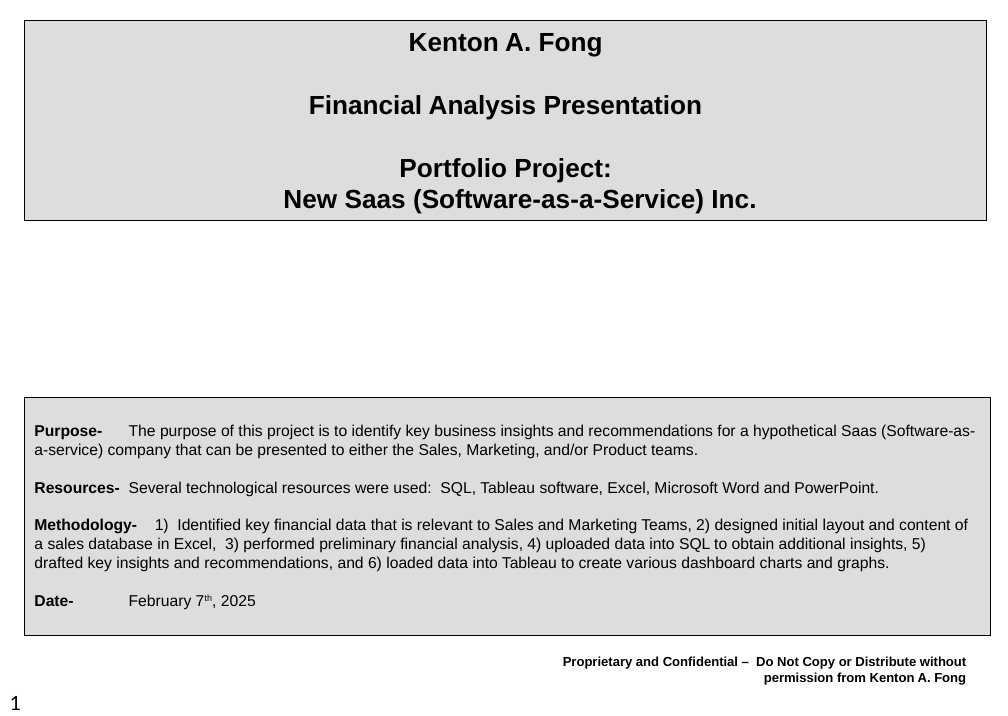
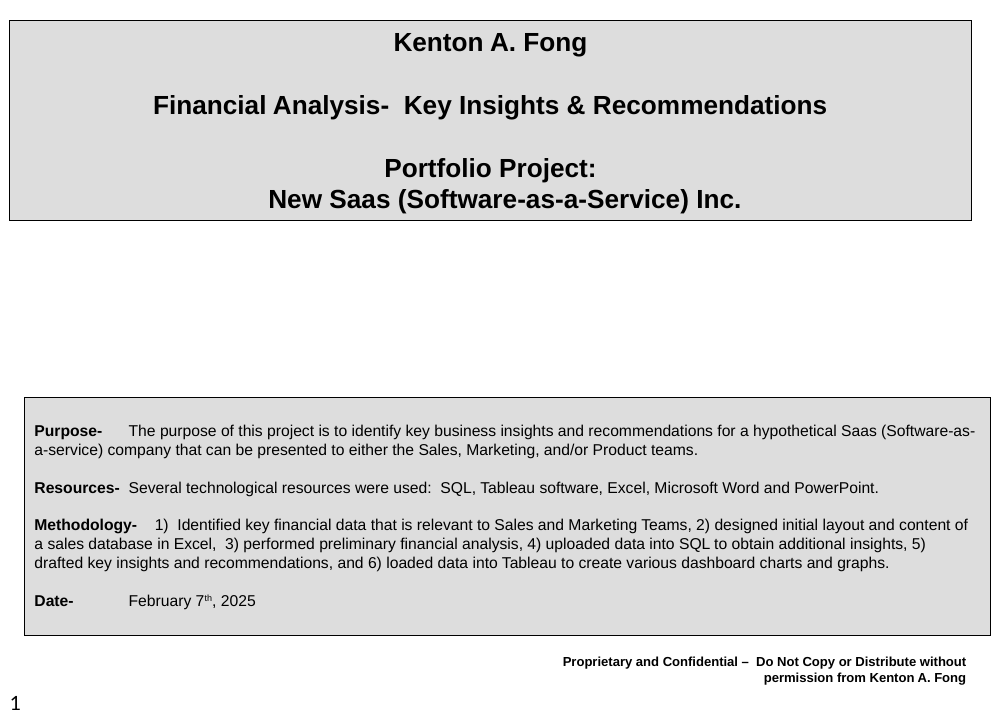
Before and after one commit to Ken1-prog/New-Saas-Inc., a slide deck: slide 1 of Saas DB design overv 1a.pptx. Drawn at 1008x716 pixels with LibreOffice and Linux fonts; fonts in the diff are those of the drawing. Boxes give left, top, right and bottom in pixels: in the first picture for what was removed or moved away, otherwise in the second. Text is boxed around its words. In the diff, an @@ line names an element or a change of style, - is before the commit and + after.

```diff
--- a/Saas DB design overv 1a.pptx
+++ b/Saas DB design overv 1a.pptx
@@ title "Kenton A. Fong Financial Analysis- ...": place and size @@
-title "Kenton A. Fong Financial Analysis- ..." at bbox=[24, 21, 987, 220]
+title "Kenton A. Fong Financial Analysis- ..." at bbox=[9, 21, 972, 220]
@@ title at bbox=[153, 33, 827, 214]: text changed @@
-Kenton A. Fong
-Financial Analysis Presentation
-Portfolio Project:
-New Saas (Software-as-a-Service) Inc.
+Kenton A. Fong
+Financial Analysis- Key Insights & Recommendations
+Portfolio Project:
+New Saas (Software-as-a-Service) Inc.
```
Also in this commit, not shown: 2 other slides changed.
